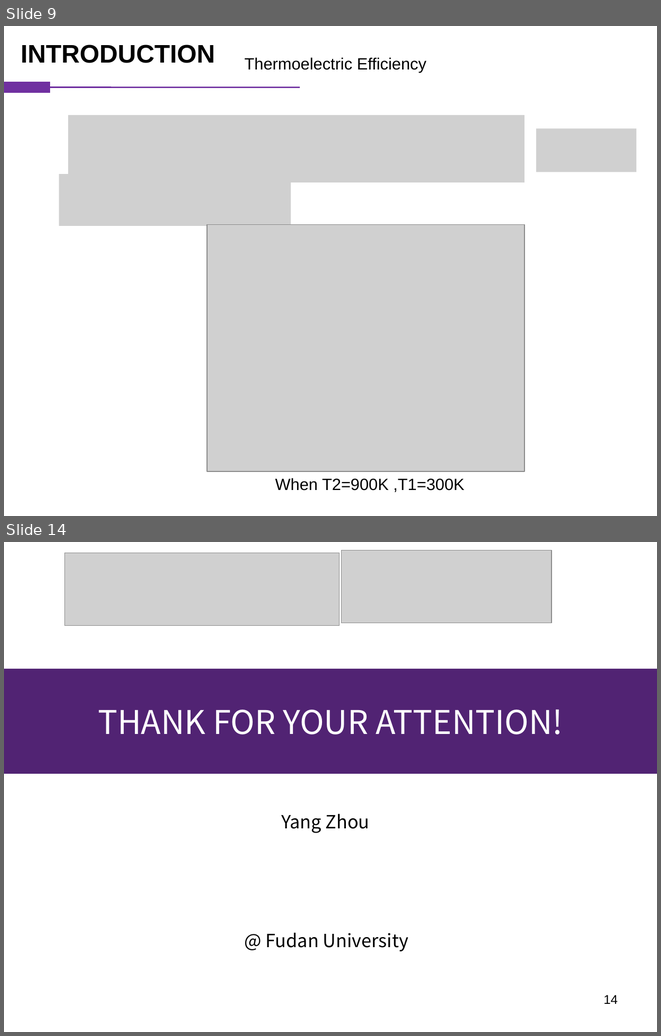
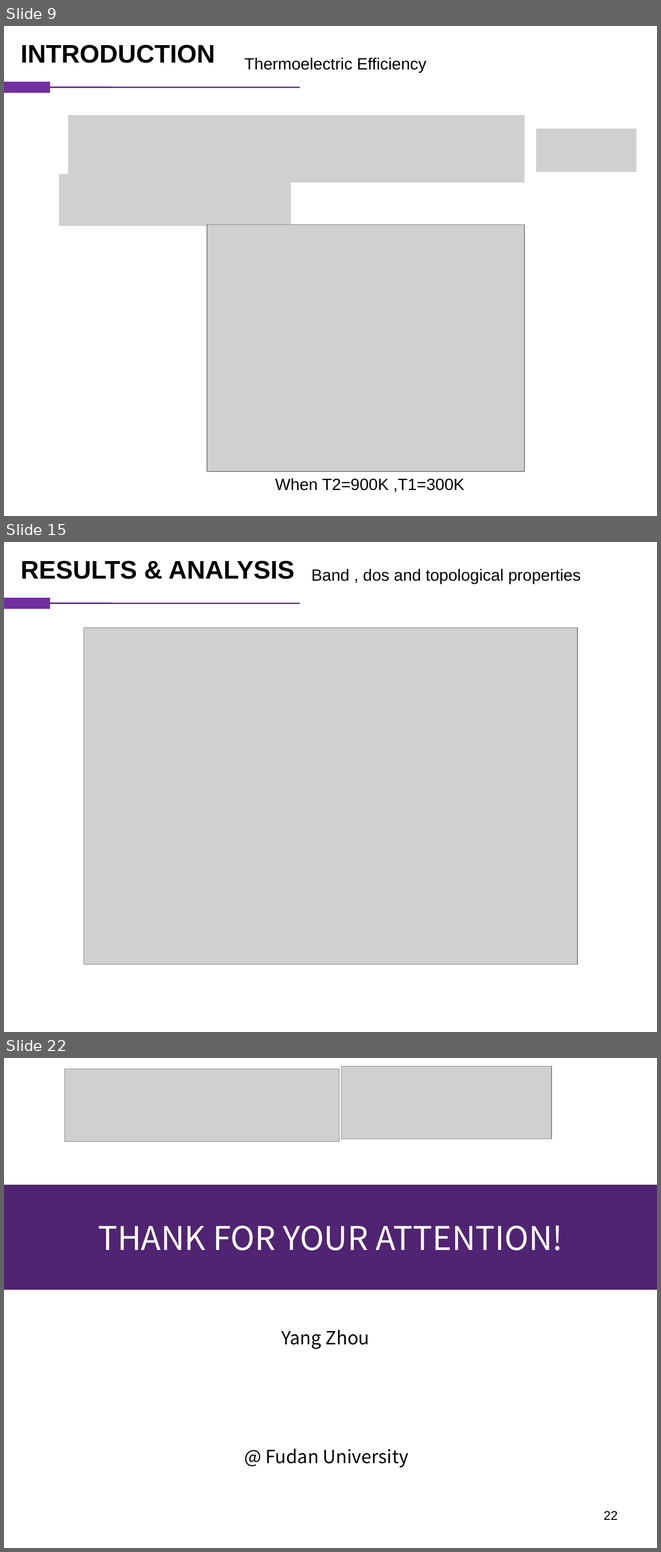
Before and after one commit to vanceeasleaf/paper_bi4i4, a slide deck: bi4i4.pptx. Shown one above the other, each under a label of ours: slides 9 and 14 before the commit, slides 9, 15 and 22 after it; the slides between them are not shown. The pictures are 661x1036 and 661x1552 pixels, drawn with LibreOffice and Linux fonts; fonts in the diff are those of the drawing; grey boxes stand for pictures. Boxes give left, top, right and bottom in pixels: in the first picture for what was removed or moved away, otherwise in the second. Text is boxed around its words. In the diff, an @@ line names an element or a change of style, - is before the commit and + after.

```diff
--- a/bi4i4.pptx
+++ b/bi4i4.pptx
@@ slide 15 added at [4, 542, 657, 1032], background #FFFFFF @@
@@ text added at [20, 561, 294, 579], 28 pt, text #000000, bold @@
+RESULTS & ANALYSIS
@@ text added at [311, 568, 581, 583], 18 pt, text #000000 @@
+Band , dos and topological properties
@@ rectangle added at [4, 598, 50, 609], fill #7030A0, outline #7030A0 0.75 pt @@
@@ line added from (300, 603) to (50, 603), #7030A0 1.5 pt @@
@@ picture added at [84, 627, 577, 964] @@
@@ what was slide 14 is now slide 22 @@
@@ page number at [603, 1511, 618, 1520]: text changed @@
-14
+22
```
Also in this commit, not shown: 4 slides changed, 7 other slides added.
